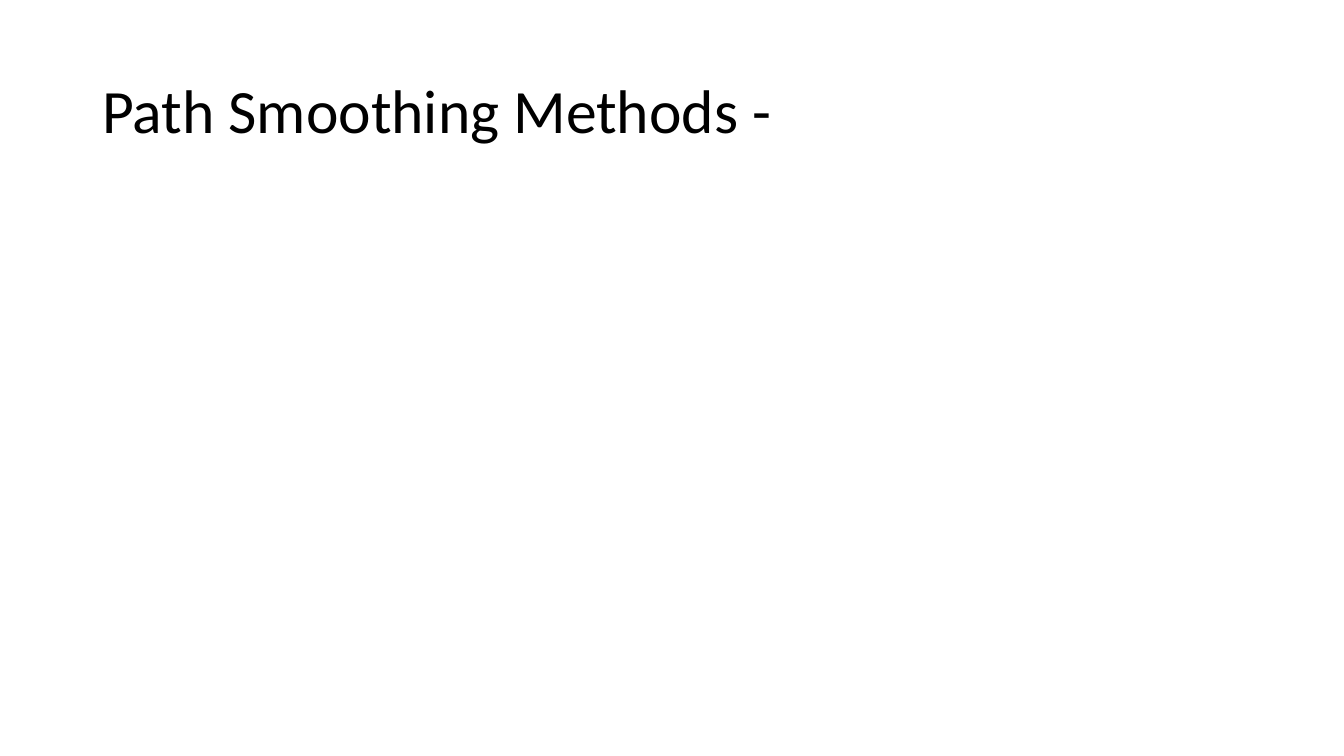
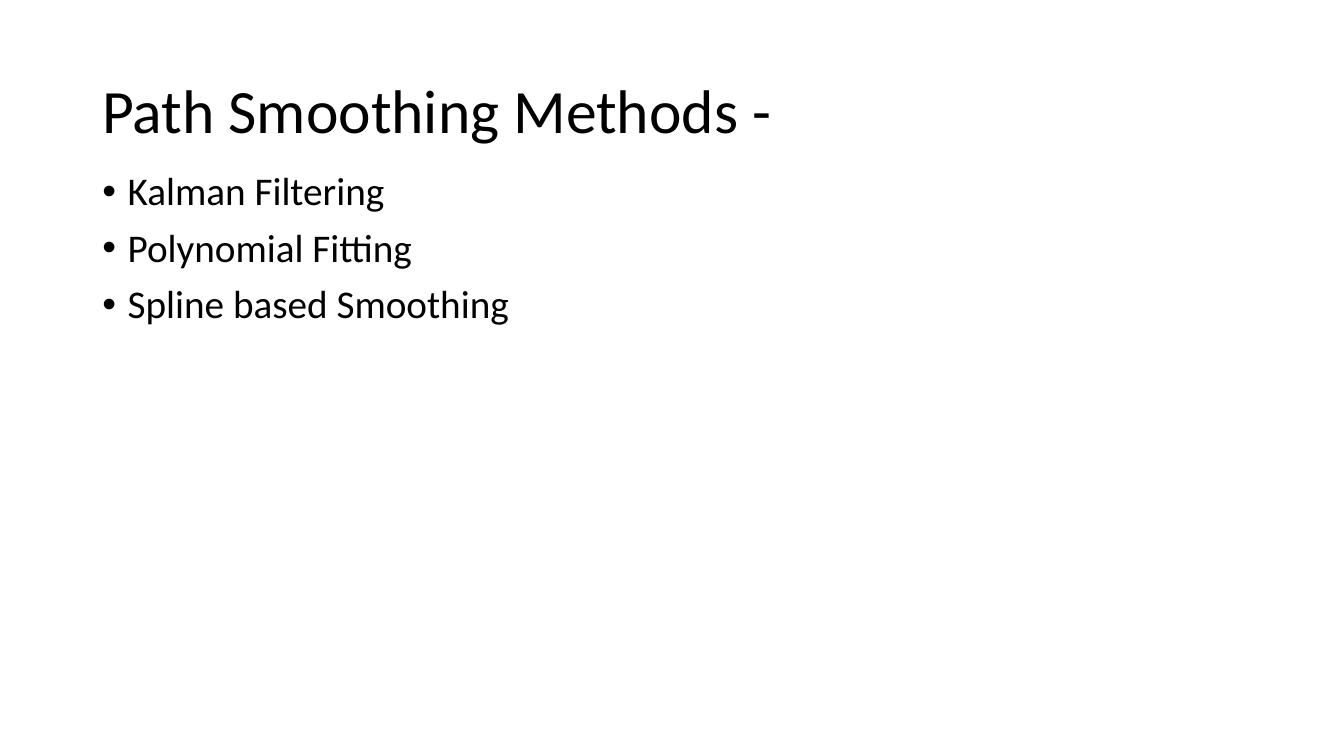
Before and after one commit to Kalpit-Vadnerkar/Path-Planning-for-Dubins-Car, a slide deck: slide 9 of CPSC_8810_FinalPresentation.pptx (slide 11 before the commit). Drawn at 1344x756 pixels with LibreOffice and Linux fonts; fonts in the diff are those of the drawing. Boxes give left, top, right and bottom in pixels: in the first picture for what was removed or moved away, otherwise in the second. Text is boxed around its words. In the diff, an @@ line names an element or a change of style, - is before the commit and + after.

```diff
--- a/CPSC_8810_FinalPresentation.pptx
+++ b/CPSC_8810_FinalPresentation.pptx
@@ text added at (x1=128, y1=177, x2=509, y2=325), 28 pt, text #000000 @@
+• Kalman Filtering
+• Polynomial Fitting
+• Spline based Smoothing
```
Also in this commit, not shown: 5 other slides changed, 2 slides removed, 3 other files.
